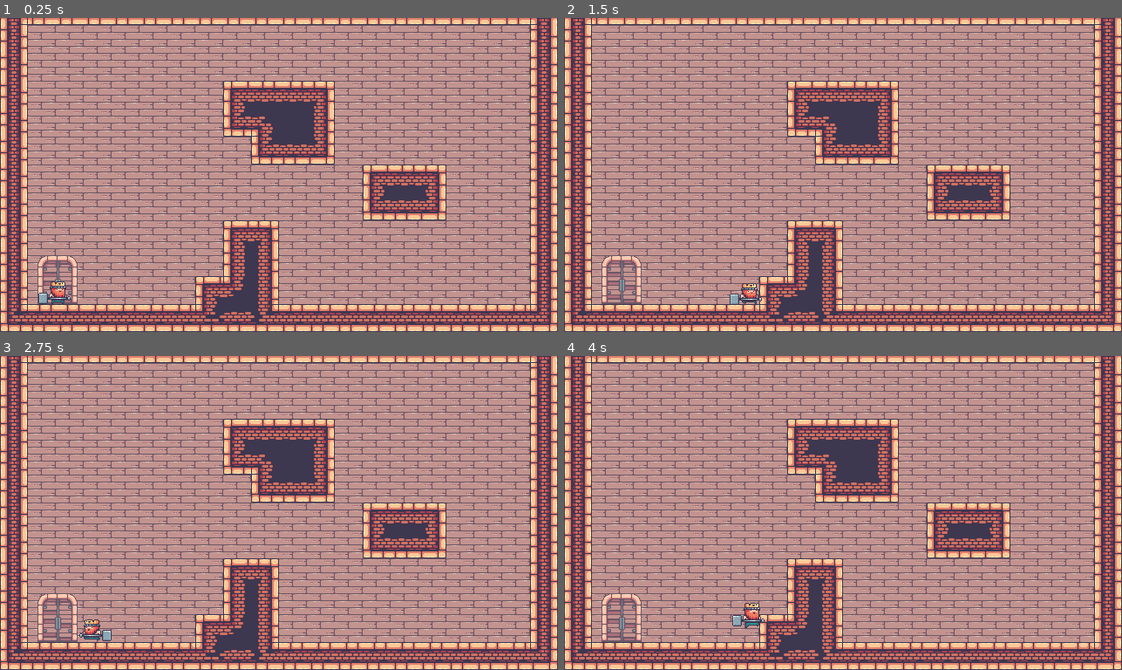
Above: before the commit, frames 1-4 (two rows, left to right).
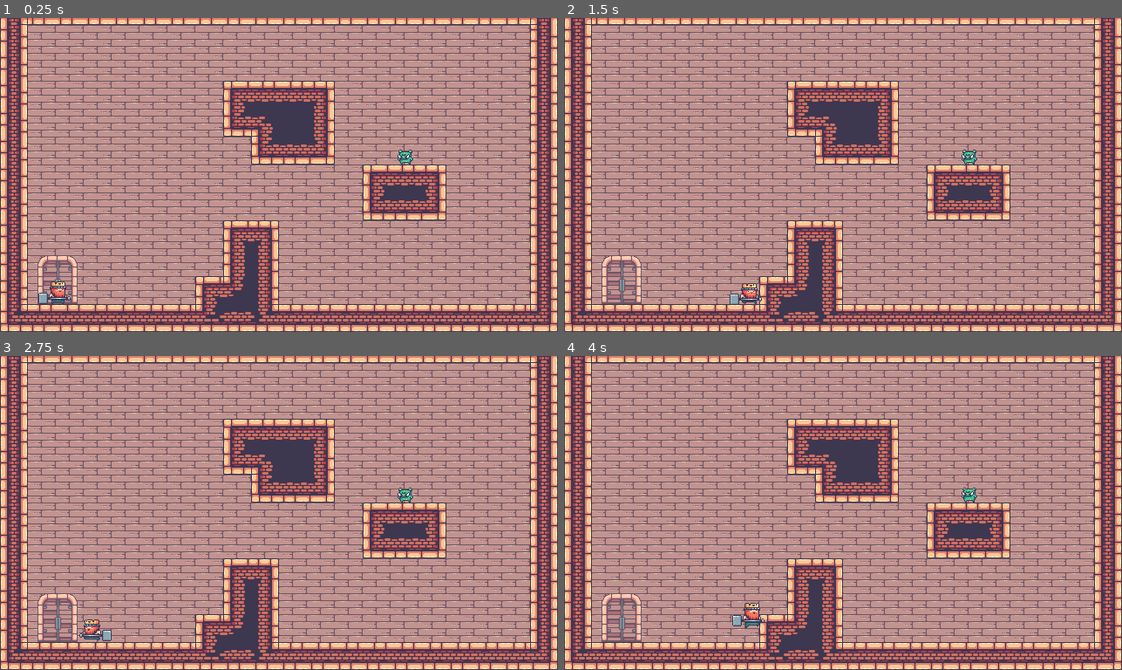
Above: after the commit, the same moments.

Repository: Zitronenjoghurt/Pigslayer
Game: Godot game, scene res://levels/scenes/demo_level.tscn
Same seed, same stepped clock (60 frames per second), same inputs: the game is played once before the commit and once after it.
Inputs:
- Up to frame 1 (0.25 s): no input
- Up to frame 2 (1.5 s): hold Shift (Run) 0.53-1.28 s; hold D (Right) from 0.53 s (still down); tap W (Up) at 0.77 s; tap Shift (Run) at 1.35 s
- Up to frame 3 (2.75 s): tap W (Up) at 1.52 s; release D (Right) at 2.03 s; hold A (Left) from 2.03 s (still down); hold Shift (Run) from 2.03 s (still down)
- Up to frame 4 (4 s): release A (Left) at 2.78 s; release Shift (Run) at 2.78 s; hold D (Right) from 2.78 s (still down); tap Shift (Run) at 2.85 s; tap W (Up) at 3.02, 3.77 s; hold Shift (Run) from 3.53 s (still down)

The runs differ from the first frame. In frame 1, 0.1% of the frame differs, in the area x 71-75%, y 41-47%; in frame 2, 0.1%; in frame 3, 0.1%; in frame 4, 0.1%.

Commit message:
add simple enemy + general enemy foundation

Diff:
--- /dev/null
+++ b/enemies/enemy.gd
@@ -0,0 +1,25 @@
+class_name Enemy
+extends CharacterBody2D
+
+@export var config: EnemyConfig
+@export var sprite: AnimatedSprite2D
+
+var RNG = RandomNumberGenerator.new()
+
+func _physics_process(delta):
+	move_and_slide()
+
+func roll_intelligence(times: int = 1, intelligence_multiplier: float = 1.0) -> bool:
+	var max_intelligence = config.INTELLIGENCE * intelligence_multiplier
+
+	for i in range(times):
+		var random_intelligence = RNG.randf_range(0, max_intelligence)
+		var random_number = RNG.randf_range(0, 100)
+
+		if random_intelligence < random_number:
+			return false
+	return true
+
+func process_gravity(delta: float, gravity_factor: float=1.0):
+	if not is_on_floor():
+		velocity = Physics.apply_gravity(delta, velocity, config.GRAVITY_MULTIPLIER * gravity_factor)
--- /dev/null
+++ b/enemies/pig/Pig.tscn
@@ -0,0 +1,131 @@
+[gd_scene load_steps=19 format=3 uid="uid://c5ov7d5ug78gy"]
+
+[ext_resource type="Script" path="res://enemies/pig/pig.gd" id="1_43h0a"]
+[ext_resource type="Resource" uid="uid://fifcxjkhhq6p" path="res://enemies/pig/configs/default_config.tres" id="2_em8gn"]
+[ext_resource type="Texture2D" uid="uid://dhwl0jvlfq6u2" path="res://assets/03-Pig/Idle (34x28).png" id="2_fpnar"]
+[ext_resource type="Script" path="res://scripts/state_machine/state_machine.gd" id="4_rk5t1"]
+[ext_resource type="Script" path="res://enemies/pig/states/idle.gd" id="5_6thnq"]
+
+[sub_resource type="AtlasTexture" id="AtlasTexture_sqvxy"]
+atlas = ExtResource("2_fpnar")
+region = Rect2(0, 0, 34, 28)
+
+[sub_resource type="AtlasTexture" id="AtlasTexture_urmq1"]
+atlas = ExtResource("2_fpnar")
+region = Rect2(34, 0, 34, 28)
+
+[sub_resource type="AtlasTexture" id="AtlasTexture_2yak8"]
+atlas = ExtResource("2_fpnar")
+region = Rect2(68, 0, 34, 28)
+
+[sub_resource type="AtlasTexture" id="AtlasTexture_ooyse"]
+atlas = ExtResource("2_fpnar")
+region = Rect2(102, 0, 34, 28)
+
+[sub_resource type="AtlasTexture" id="AtlasTexture_nadh4"]
+atlas = ExtResource("2_fpnar")
+region = Rect2(136, 0, 34, 28)
+
+[sub_resource type="AtlasTexture" id="AtlasTexture_dxijl"]
+atlas = ExtResource("2_fpnar")
+region = Rect2(170, 0, 34, 28)
+
+[sub_resource type="AtlasTexture" id="AtlasTexture_hl5mi"]
+atlas = ExtResource("2_fpnar")
+region = Rect2(204, 0, 34, 28)
+
+[sub_resource type="AtlasTexture" id="AtlasTexture_boja8"]
+atlas = ExtResource("2_fpnar")
+region = Rect2(238, 0, 34, 28)
+
+[sub_resource type="AtlasTexture" id="AtlasTexture_02afr"]
+atlas = ExtResource("2_fpnar")
+region = Rect2(272, 0, 34, 28)
+
+[sub_resource type="AtlasTexture" id="AtlasTexture_23q3k"]
+atlas = ExtResource("2_fpnar")
+region = Rect2(306, 0, 34, 28)
+
+[sub_resource type="AtlasTexture" id="AtlasTexture_0cqi4"]
+atlas = ExtResource("2_fpnar")
+region = Rect2(340, 0, 34, 28)
+
+[sub_resource type="SpriteFrames" id="SpriteFrames_gi15r"]
+animations = [{
+"frames": [{
+"duration": 1.0,
+"texture": SubResource("AtlasTexture_sqvxy")
+}, {
+"duration": 1.0,
+"texture": SubResource("AtlasTexture_urmq1")
+}, {
+"duration": 1.0,
+"texture": SubResource("AtlasTexture_2yak8")
+}, {
+"duration": 1.0,
+"texture": SubResource("AtlasTexture_ooyse")
+}, {
+"duration": 1.0,
+"texture": SubResource("AtlasTexture_nadh4")
+}, {
+"duration": 1.0,
+"texture": SubResource("AtlasTexture_dxijl")
+}, {
+"duration": 1.0,
+"texture": SubResource("AtlasTexture_hl5mi")
+}, {
+"duration": 1.0,
+"texture": SubResource("AtlasTexture_boja8")
+}, {
+"duration": 1.0,
+"texture": SubResource("AtlasTexture_02afr")
+}, {
+"duration": 1.0,
+"texture": SubResource("AtlasTexture_23q3k")
+}, {
+"duration": 1.0,
+"texture": SubResource("AtlasTexture_0cqi4")
+}],
+"loop": true,
+"name": &"idle",
+"speed": 10.0
+}]
+
+[sub_resource type="RectangleShape2D" id="RectangleShape2D_ua7oa"]
+size = Vector2(18, 16)
+
+[node name="Pig" type="CharacterBody2D" node_paths=PackedStringArray("sprite")]
+z_index = 1
+script = ExtResource("1_43h0a")
+config = ExtResource("2_em8gn")
+sprite = NodePath("Sprite")
+
+[node name="Sprite" type="AnimatedSprite2D" parent="."]
+position = Vector2(-3, -14)
+sprite_frames = SubResource("SpriteFrames_gi15r")
+animation = &"idle"
+frame = 10
+frame_progress = 0.753182
+
+[node name="Collision" type="CollisionShape2D" parent="."]
+position = Vector2(0, -8)
+shape = SubResource("RectangleShape2D_ua7oa")
+
+[node name="FSM" type="Node" parent="." node_paths=PackedStringArray("initial_state")]
+script = ExtResource("4_rk5t1")
+initial_state = NodePath("Idle")
+
+[node name="Idle" type="Node" parent="FSM" node_paths=PackedStringArray("pig")]
+script = ExtResource("5_6thnq")
+pig = NodePath("../..")
+
+[node name="DetectRangeLeft" type="Area2D" parent="."]
+
+[node name="CollisionPolygon2D" type="CollisionPolygon2D" parent="DetectRangeLeft"]
+polygon = PackedVector2Array(0, -11, -9, -16, -80, -40, -80, 16, -9, 0)
+
+[node name="DetectRangeRight" type="Area2D" parent="."]
+
+[node name="CollisionPolygon2D" type="CollisionPolygon2D" parent="DetectRangeRight"]
+position = Vector2(0, -3.8147e-06)
+polygon = PackedVector2Array(0, -11, 9, -16, 80, -40, 80, 16, 9, 3.8147e-06)
--- /dev/null
+++ b/enemies/pig/configs/default_config.tres
@@ -0,0 +1,9 @@
+[gd_resource type="Resource" script_class="PigConfig" load_steps=2 format=3 uid="uid://fifcxjkhhq6p"]
+
+[ext_resource type="Script" path="res://scripts/datastructures/pig_config.gd" id="1_dharo"]
+
+[resource]
+script = ExtResource("1_dharo")
+SPRITE_FACING_RIGHT_X_OFFSET = 6.0
+GRAVITY_MULTIPLIER = 1.0
+INTELLIGENCE = 50.0
--- /dev/null
+++ b/enemies/pig/pig.gd
@@ -0,0 +1,2 @@
+class_name Pig
+extends Enemy
--- /dev/null
+++ b/enemies/pig/states/idle.gd
@@ -0,0 +1,9 @@
+class_name IdleStatePig
+extends State
+
+@export var pig: Pig
+
+func update(delta: float):
+	pig.sprite.play("idle")
+
+	pig.process_gravity(delta)
--- a/levels/scenes/demo_level.tscn
+++ b/levels/scenes/demo_level.tscn
@@ -6,6 +6,7 @@
 [ext_resource type="Texture2D" uid="uid://bv0esmvr26p4m" path="res://assets/14-TileSets/Decorations (32x32).png" id="2_v6pt1"]
 [ext_resource type="Script" path="res://scripts/datastructures/level_data.gd" id="3_66itb"]
 [ext_resource type="PackedScene" uid="uid://c1h0lsfq0j2cm" path="res://scenes/level_objects/door.tscn" id="6_2t3v3"]
+[ext_resource type="PackedScene" uid="uid://c5ov7d5ug78gy" path="res://enemies/pig/Pig.tscn" id="7_tw7m2"]
 
 [sub_resource type="Resource" id="Resource_q0e53"]
 script = ExtResource("2_4hx6n")
@@ -1133,3 +1134,6 @@
 
 [node name="Door" parent="." instance=ExtResource("6_2t3v3")]
 position = Vector2(66, 324)
+
+[node name="Pig" parent="." instance=ExtResource("7_tw7m2")]
+position = Vector2(465, 192)
--- a/player/Player.tscn
+++ b/player/Player.tscn
@@ -4,7 +4,7 @@
 [ext_resource type="Script" path="res://player/player.gd" id="1_jay7c"]
 [ext_resource type="Texture2D" uid="uid://cpqw2lwhpbhxy" path="res://assets/01-King Human/Idle (78x58).png" id="1_l45xb"]
 [ext_resource type="Texture2D" uid="uid://cy7n18fla6y38" path="res://assets/01-King Human/Attack (78x58).png" id="1_vdjw5"]
-[ext_resource type="Resource" uid="uid://ddoxmurqvi0j1" path="res://resources/player_configs/default_config.tres" id="2_wyjy5"]
+[ext_resource type="Resource" uid="uid://ddoxmurqvi0j1" path="res://player/configs/default_config.tres" id="2_wyjy5"]
 [ext_resource type="Texture2D" uid="uid://ciuu4kv57mlx6" path="res://assets/01-King Human/Run (78x58).png" id="2_ydxif"]
 [ext_resource type="Texture2D" uid="uid://x1u3negexfre" path="res://assets/01-King Human/Fall (78x58).png" id="4_luuxx"]
 [ext_resource type="Texture2D" uid="uid://bt7sm258m7ier" path="res://assets/01-King Human/Jump (78x58).png" id="5_opyp3"]
@@ -262,13 +262,12 @@
 colors = PackedColorArray(1, 1, 1, 0.482353, 1, 1, 1, 0)
 
 [node name="Player" type="CharacterBody2D"]
+z_index = 1
 script = ExtResource("1_jay7c")
 config = ExtResource("2_wyjy5")
 
 [node name="Sprite" type="AnimatedSprite2D" parent="."]
 unique_name_in_owner = true
-z_index = 1
-y_sort_enabled = true
 position = Vector2(8, -14)
 sprite_frames = SubResource("SpriteFrames_k4ijj")
 animation = &"land"
--- /dev/null
+++ b/scripts/datastructures/enemy_config.gd
@@ -0,0 +1,11 @@
+class_name EnemyConfig
+extends Resource
+
+# X offset applied to the sprite when facing right
+@export var SPRITE_FACING_RIGHT_X_OFFSET: float = 0
+
+# How strong the enemy is affected by gravity
+@export var GRAVITY_MULTIPLIER: float = 1.0
+
+# Between 0 and 100, will determine the chance in percentage of getting a successful "intelligence" roll
+@export var INTELLIGENCE: float = 100
--- /dev/null
+++ b/scripts/datastructures/pig_config.gd
@@ -0,0 +1,2 @@
+class_name PigConfig
+extends EnemyConfig
Not shown: 1 places in levels/scenes/demo_level.tscn that only renumber resources
Renamed: resources/player_configs/default_config.tres -> player/configs/default_config.tres
